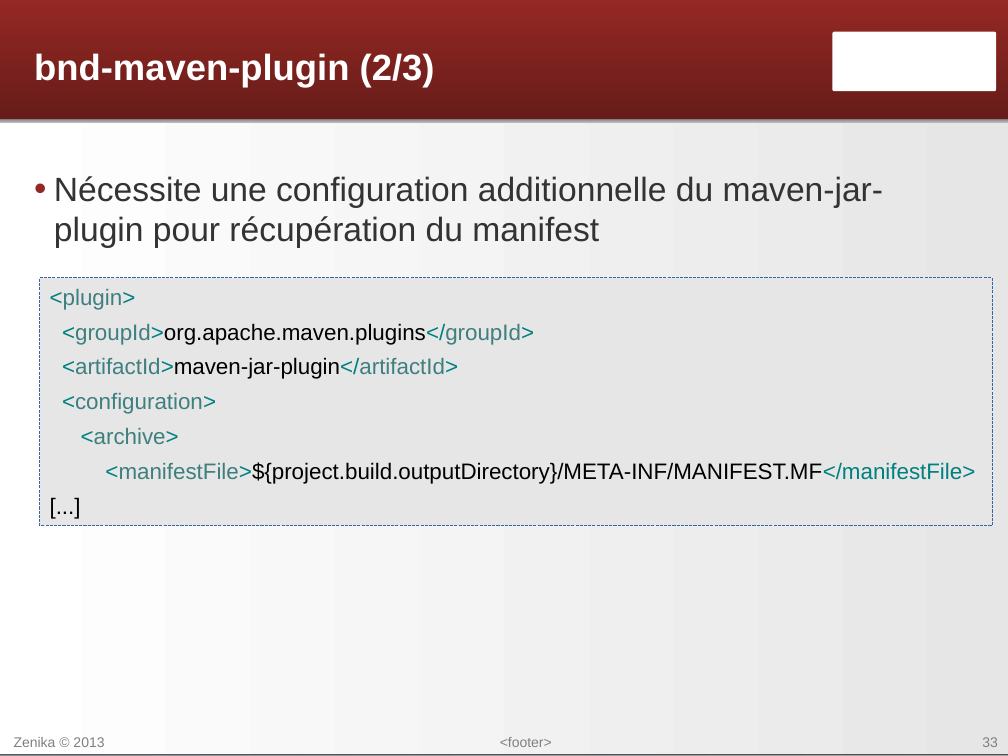
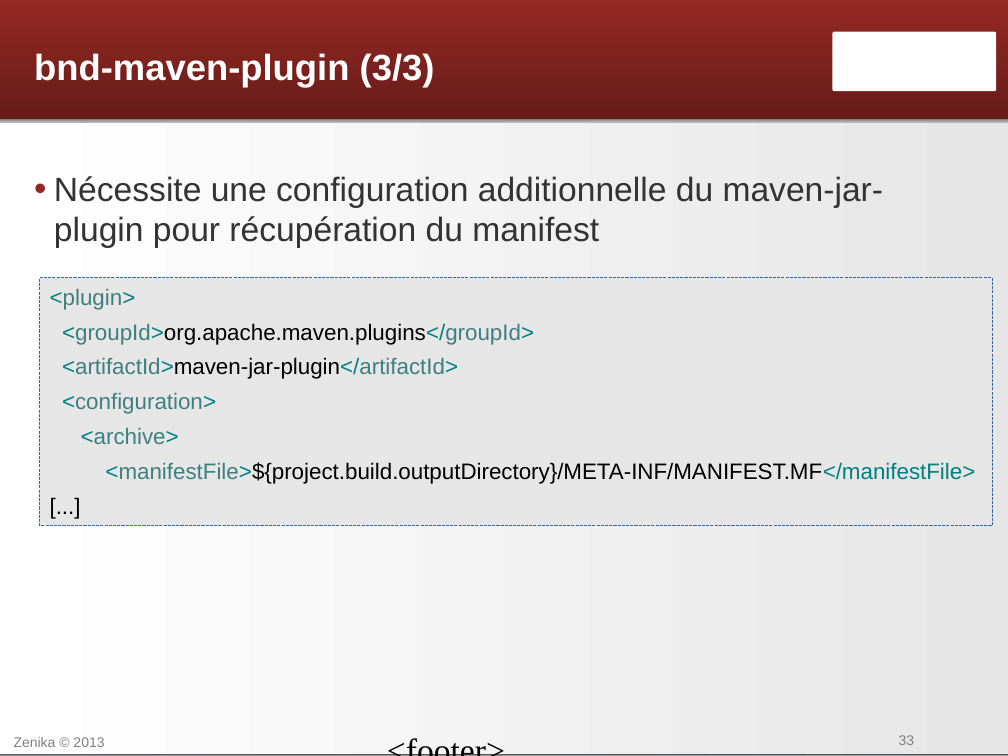
Before and after one commit to Zenika/formation-maven-osgi, a slide deck: slide 33 of Maven - 08 - Execution de plugins.odp. Drawn at 1008x756 pixels with LibreOffice and Linux fonts; fonts in the diff are those of the drawing; background and template pictures are left out. Boxes give left, top, right and bottom in pixels: in the first picture for what was removed or moved away, otherwise in the second. Text is boxed around its words. In the diff, an @@ line names an element or a change of style, - is before the commit and + after.

Commit message:
Correction du numéro dans le titre du 3eme slide de présentation du bnd-maven-plugin (report de modification de la formation OSGi)

```diff
--- a/Maven - 08 - Execution de plugins.odp
+++ b/Maven - 08 - Execution de plugins.odp
@@ title at (x1=34, y1=53, x2=435, y2=87): text changed @@
-bnd-maven-plugin (2/3)
+bnd-maven-plugin (3/3)
@@ text "<footer>" at (x1=377, y1=729, x2=674, y2=746): size 10 to 24 pt, font Arial to Times New Roman, text colour #808080 to #000000; alignment centre to justified; line spacing 1 to 0.9 @@
@@ page number at (x1=899, y1=735, x2=915, y2=745): alignment right to justified; line spacing 1 to 0.9; less space between paragraphs @@
```
Also in this commit, not shown: 5 other slides changed.
